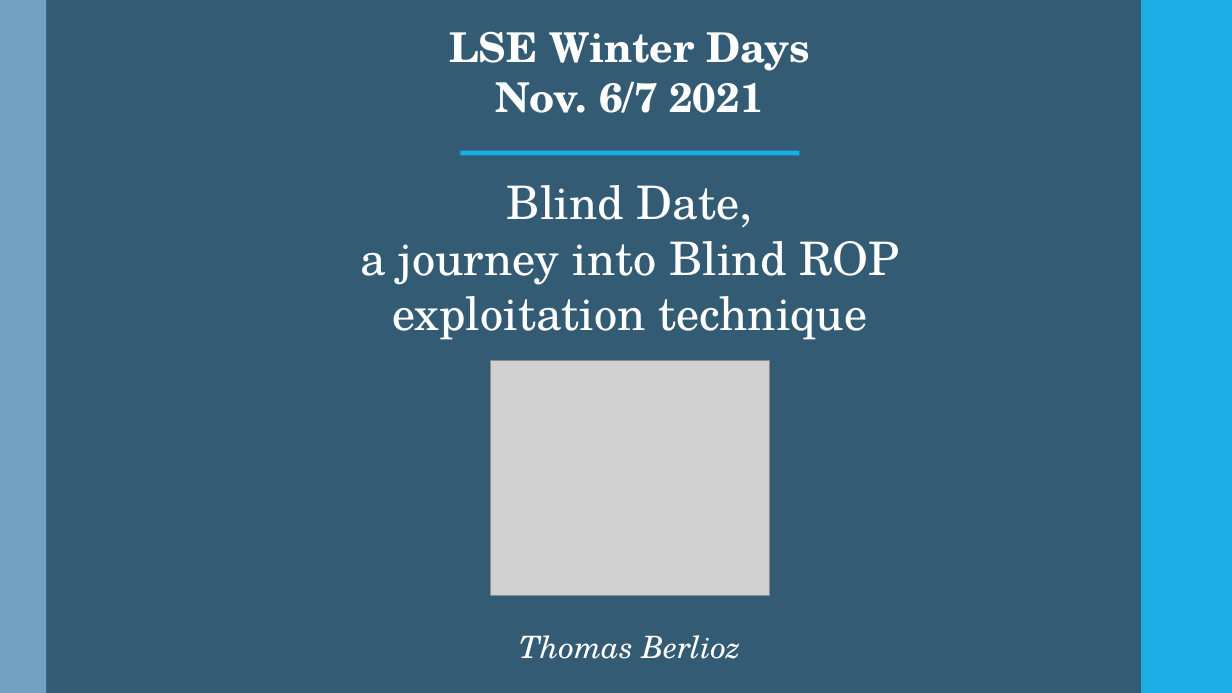
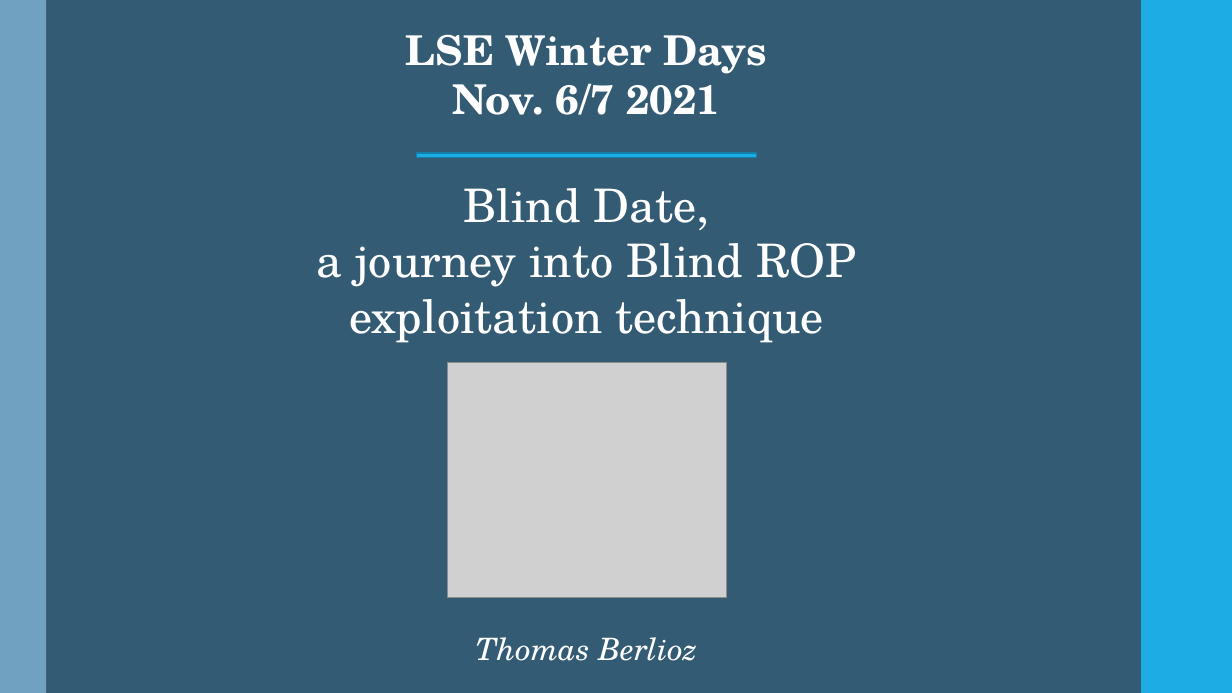
Before and after one commit to Ewael/LSE, a slide deck: slide 1 of Blind_Date/slides.pptx. Drawn at 1232x693 pixels with LibreOffice and Linux fonts; fonts in the diff are those of the drawing; grey boxes stand for pictures. Boxes give left, top, right and bottom in pixels: in the first picture for what was removed or moved away, otherwise in the second. Text is boxed around its words. In the diff, an @@ line names an element or a change of style, - is before the commit and + after.

```diff
--- a/Blind_Date/slides.pptx
+++ b/Blind_Date/slides.pptx
@@ text "LSE Winter Days": place and size @@
-text "LSE Winter Days" at (449, 31, 810, 113)
+text "LSE Winter Days" at (406, 34, 766, 115)
@@ rectangle: place and size @@
-rectangle at (460, 151, 800, 155)
+rectangle at (417, 153, 757, 158)
@@ 2 texts, 1 picture: place and size @@
-2 texts, 1 picture at (360, 185, 900, 659)
+2 texts, 1 picture at (317, 188, 856, 661)
```
Also in this commit, not shown: 2 other slides changed, 6 slides added, 1 slide removed.
